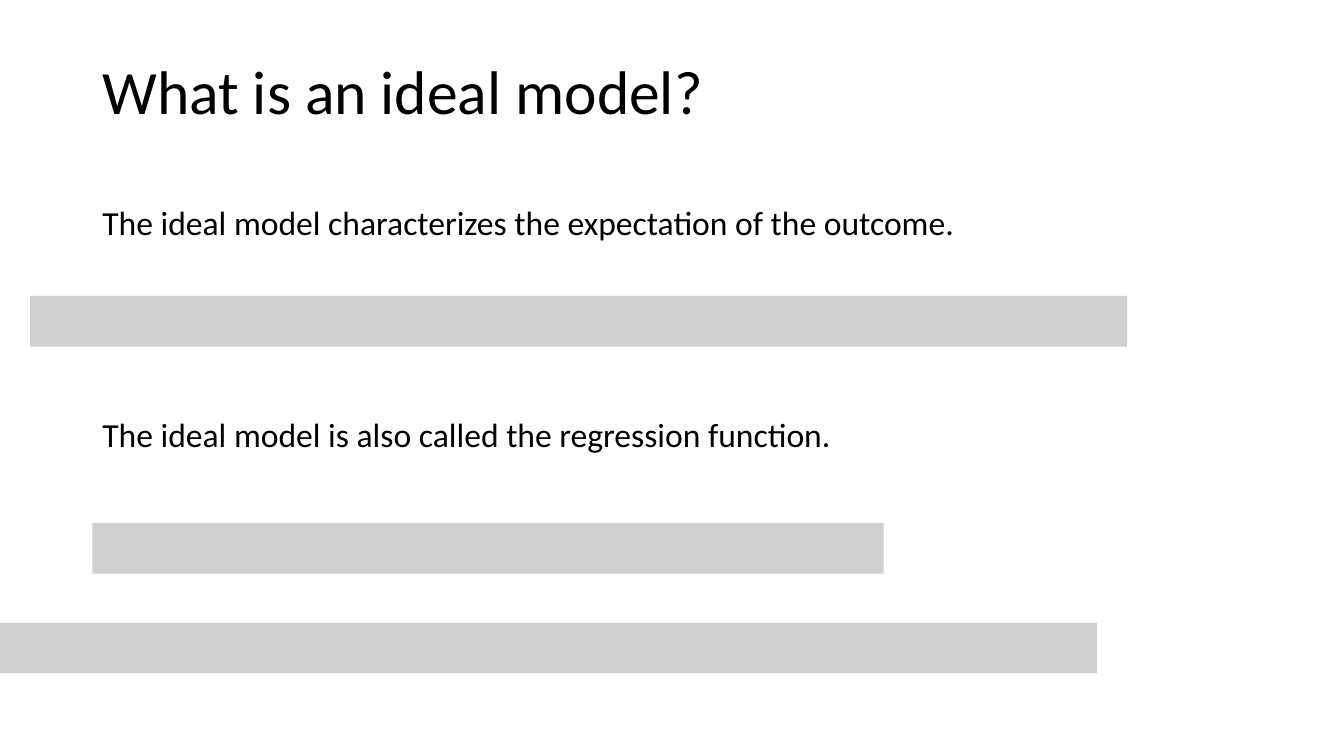
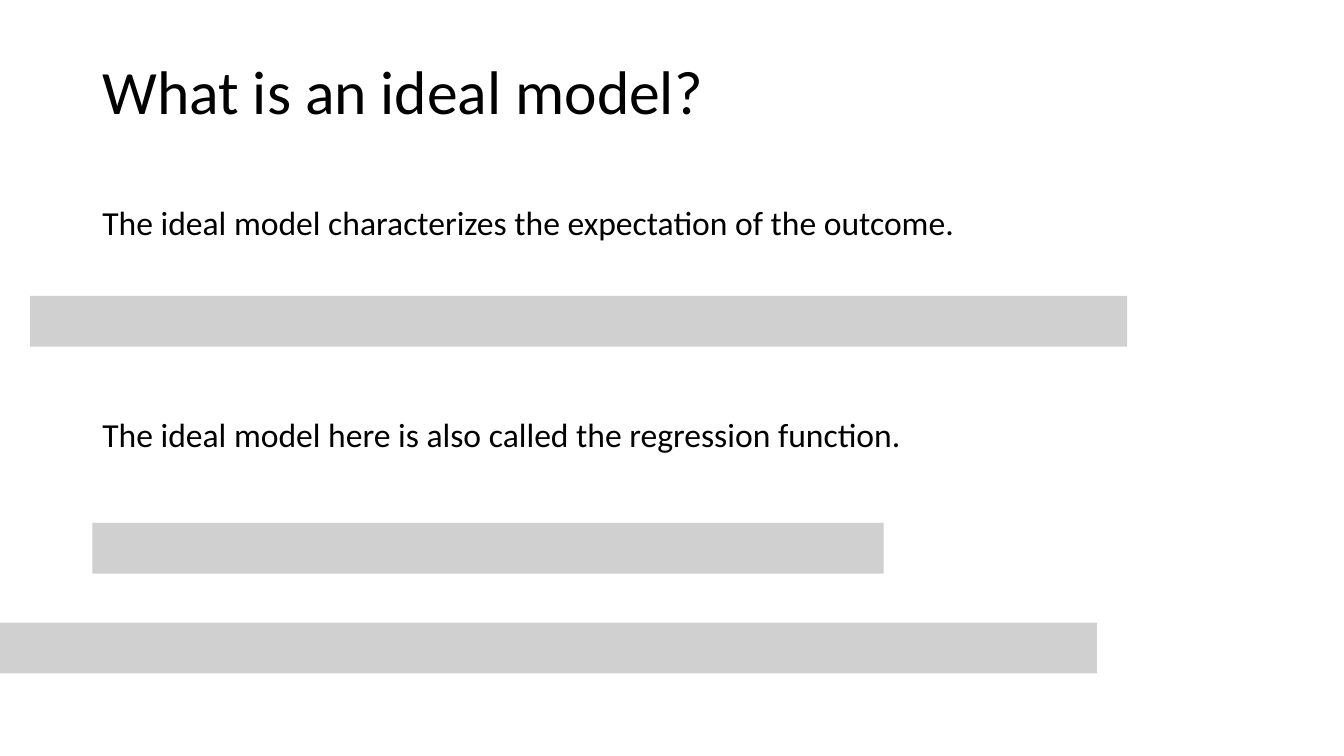
Before and after one commit to tianzheng4/tianzheng4.github.io, a slide deck: slide 7 of _umkc-teaching/slides/Lecture2 - Statistical Learning.pptx (slide 5 before the commit). Drawn at 1344x756 pixels with LibreOffice and Linux fonts; fonts in the diff are those of the drawing; grey boxes stand for pictures. Boxes give left, top, right and bottom in pixels: in the first picture for what was removed or moved away, otherwise in the second. Text is boxed around its words. In the diff, an @@ line names an element or a change of style, - is before the commit and + after.

```diff
--- a/_umkc-teaching/slides/Lecture2 - Statistical Learning.pptx
+++ b/_umkc-teaching/slides/Lecture2 - Statistical Learning.pptx
@@ text at (102,423,900,453): text changed @@
-The ideal model is also called the regression function.
+The ideal model here is also called the regression function.
```
Also in this commit, not shown: 10 slides added, 2 slides removed, 2 other files.
